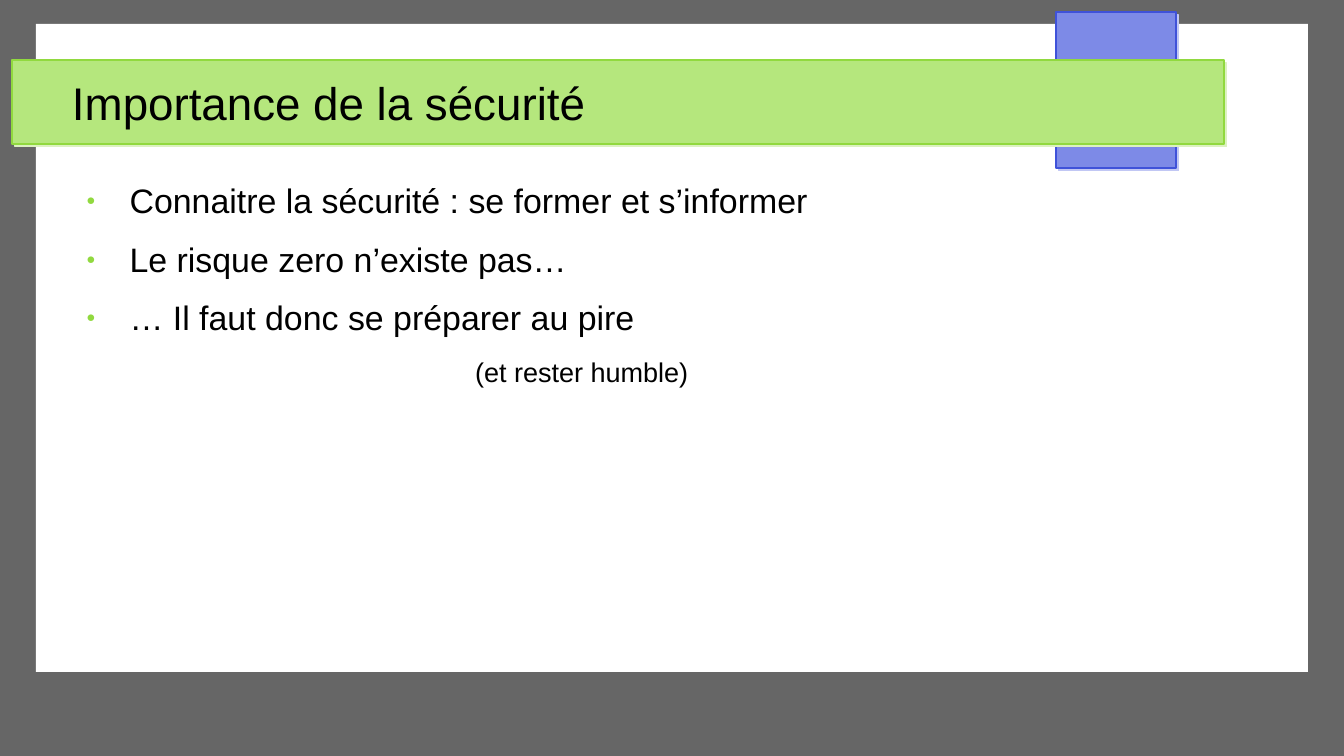
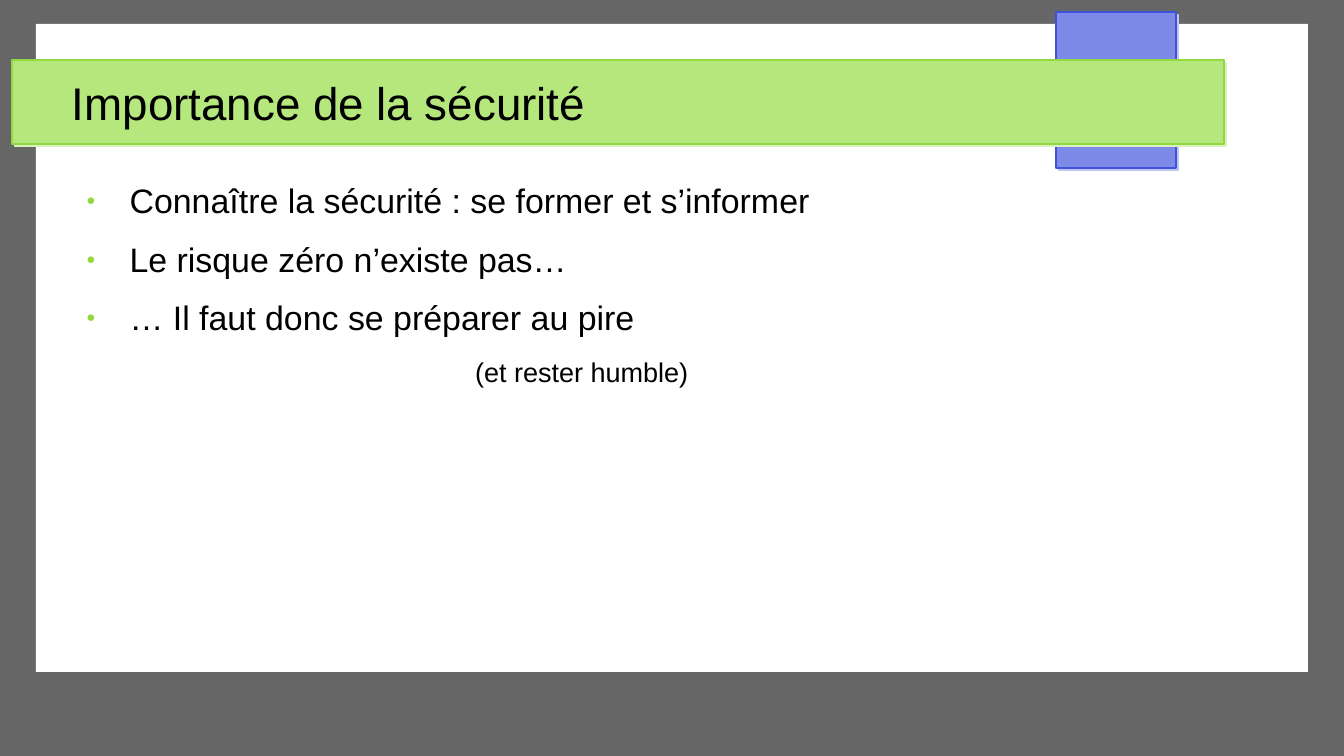
Before and after one commit to Akipe/abc_2105, a slide deck: slide 9 of other/presentations/securite_app_web/presentation_securite_app_web_v2.odp (slide 10 before the commit). Drawn at 1344x756 pixels with LibreOffice and Linux fonts; fonts in the diff are those of the drawing. Boxes give left, top, right and bottom in pixels: in the first picture for what was removed or moved away, otherwise in the second. Text is boxed around its words. In the diff, an @@ line names an element or a change of style, - is before the commit and + after.

```diff
--- a/other/presentations/securite_app_web/presentation_securite_app_web_v2.odp
+++ b/other/presentations/securite_app_web/presentation_securite_app_web_v2.odp
@@ text at <box>130,188,810,279</box>: text changed @@
-● Connaitre la sécurité : se former et s’informer
-● Le risque zero n’existe pas…
+● Connaître la sécurité : se former et s’informer
+● Le risque zéro n’existe pas…
```
Also in this commit, not shown: 13 other slides changed, 2 slides added, 4 slides removed, 4 other files.
